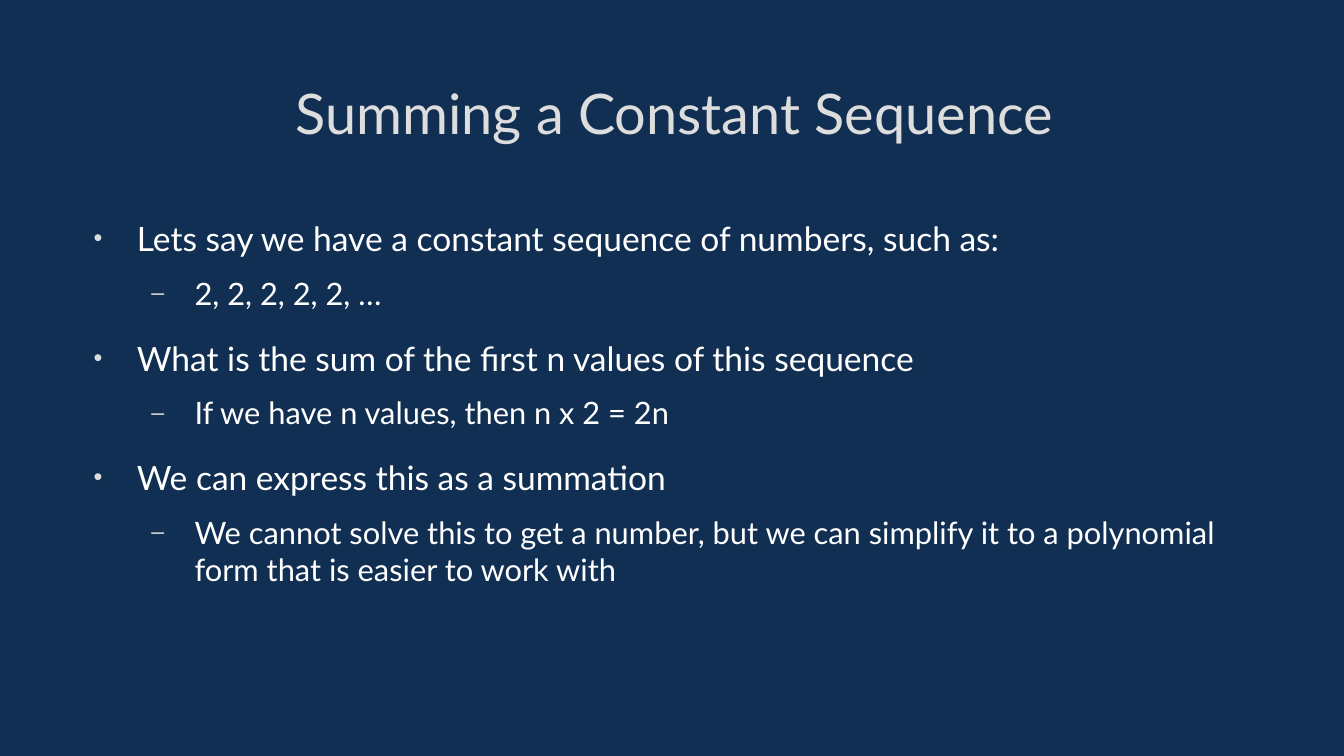
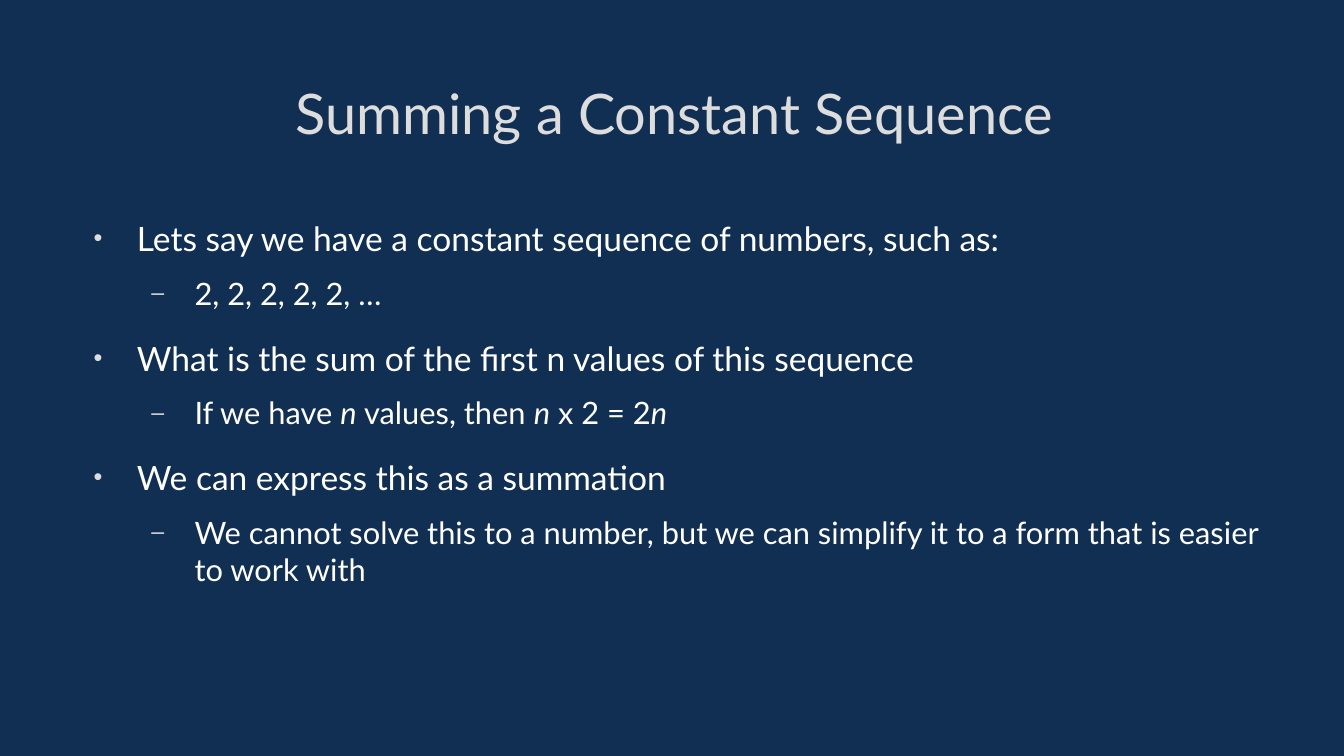
Before and after one commit to davidgundry/maths22-23, a slide deck: slide 14 of slides/maths-4-sequences-and-summation.odp (slide 11 before the commit). Drawn at 1344x756 pixels with LibreOffice and Linux fonts; fonts in the diff are those of the drawing. Boxes give left, top, right and bottom in pixels: in the first picture for what was removed or moved away, otherwise in the second. Text is boxed around its words. In the diff, an @@ line names an element or a change of style, - is before the commit and + after.

```diff
--- a/slides/maths-4-sequences-and-summation.odp
+++ b/slides/maths-4-sequences-and-summation.odp
@@ text at box(195, 401, 667, 428): italic on in "n n 2n" @@
@@ text at box(195, 521, 1259, 582): text changed @@
-  – We cannot solve this to get a number, but we can simplify it to a polynomial form that is easier to work with
+  – We cannot solve this to a number, but we can simplify it to a form that is easier to work with
```
Also in this commit, not shown: 29 other slides changed, 18 slides added, 7 slides removed, 13 other files.
